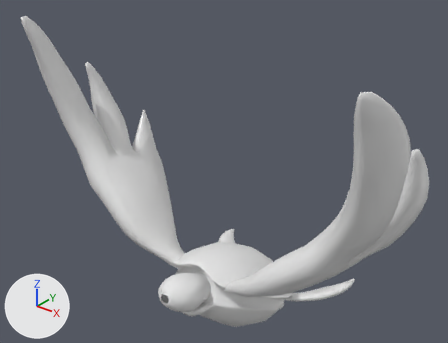
The FBX model Assets/_Bond/3D Assets/Characters/Creatures/Aquaphim/Assets/Aquaphim_Animated.fbx: old version first, new version second.
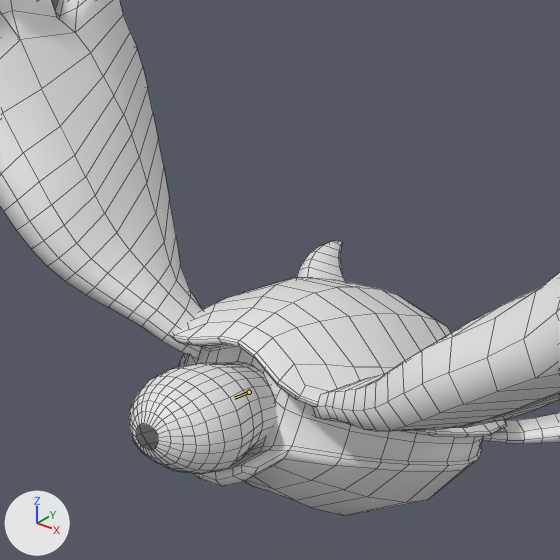
There are two pictures of each version: one whole from a 50 mm camera at (1.806, -2.164, 3.574) aimed at (-0.079, 0.193, 2.113), one close up on the part from 25% to 70% of the width and 42% to 100% of the height. Lighting does not change. The marker at lower left points along +X, +Y and +Z. Both versions are drawn at frame 64 of the action 'AquaphimArmature|WaterShield'; the numbers are the values there. The bones that change are drawn over the model as lines in the close-ups. The close-ups show mesh edges as thin lines.

In view in the first close-up: 'AquaphimBody', 'Flippers_updated', 'Head.001', 'Wings/Arms'.
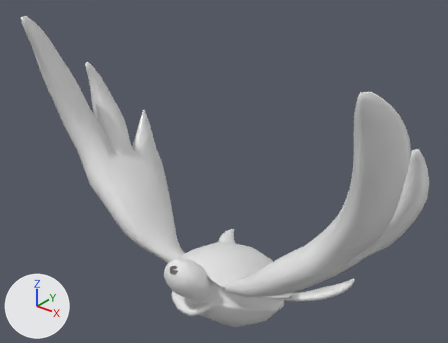
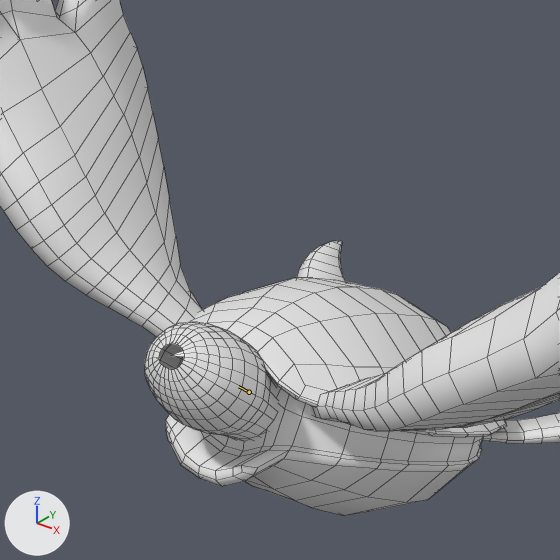
Where the change shows, as pixel boxes [x1, y1, x2, y2] in the close-ups (560 x 560 px):
'Head.001', posed (9% narrower): before [129, 361, 276, 474]; after [145, 322, 278, 441]
bone 'D.Neck', root to tip: before (249, 392) to (234, 398); after (249, 392) to (238, 386)

The change in detail:
Bone 'D.Neck' (bone_d_neck) turns from (-16, 0, 0) to (15, 0, 0) degrees about its own x, y and z.
